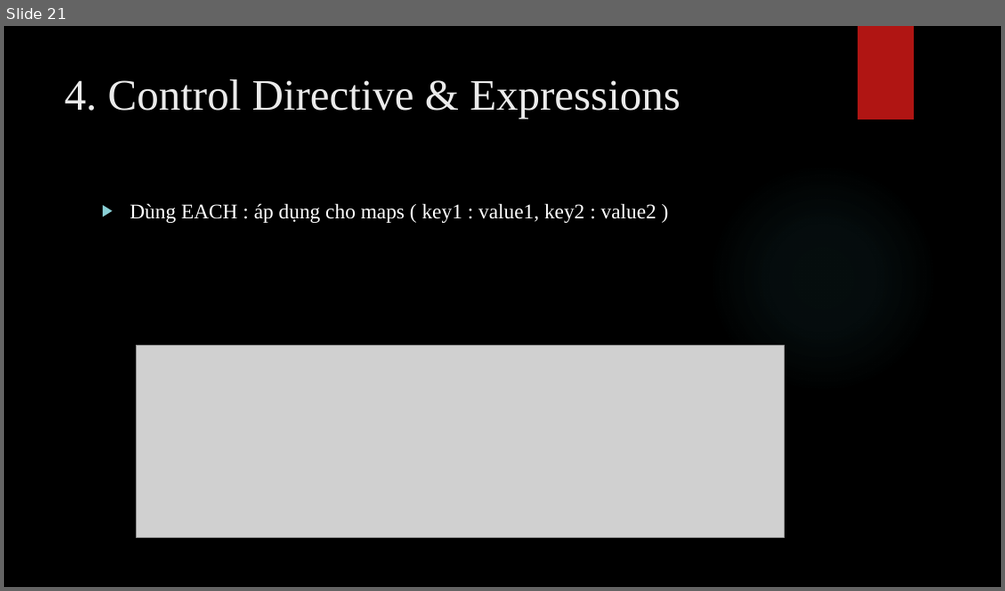
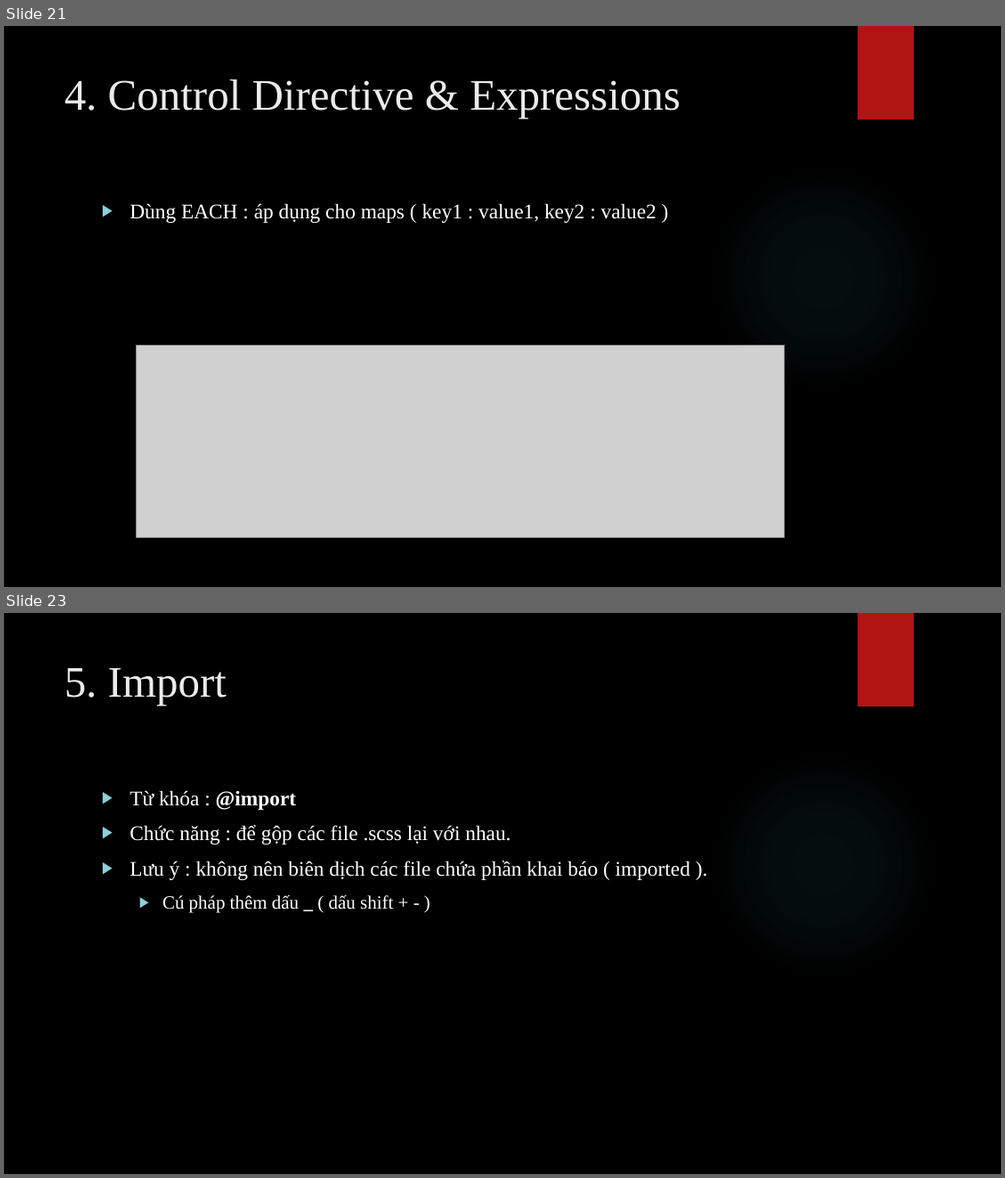
Before and after one commit to nghiepuit/sass, a slide deck: SASS.pptx. Shown one above the other, each under a label of ours: slide 21 before the commit, slides 21 and 23 after it; the slides between them are not shown. The pictures are 1005x591 and 1005x1178 pixels, drawn with LibreOffice and Linux fonts; fonts in the diff are those of the drawing; grey boxes stand for pictures; background and template pictures are left out. Boxes give left, top, right and bottom in pixels: in the first picture for what was removed or moved away, otherwise in the second. Text is boxed around its words. In the diff, an @@ line names an element or a change of style, - is before the commit and + after.

```diff
--- a/SASS.pptx
+++ b/SASS.pptx
@@ slide 23 added at (4, 613, 1001, 1174), background picture (left out); not listed: 2 template elements that a slide beside it also shows @@
@@ title added at (65, 668, 226, 706), 42 pt, text #EBEBEB @@
+5. Import
@@ text added at (129, 790, 690, 913), 20 pt, text #FFFFFF @@
+▶ Từ khóa : @import
+▶ Chức năng : để gộp các file .scss lại với nhau.
+▶ Lưu ý : không nên biên dịch các file chứa phần khai báo ( imported ).
+  ▶ Cú pháp thêm dấu _ ( dấu shift + - )
```
Also in this commit, not shown: 9 other slides added, 4 other files.
